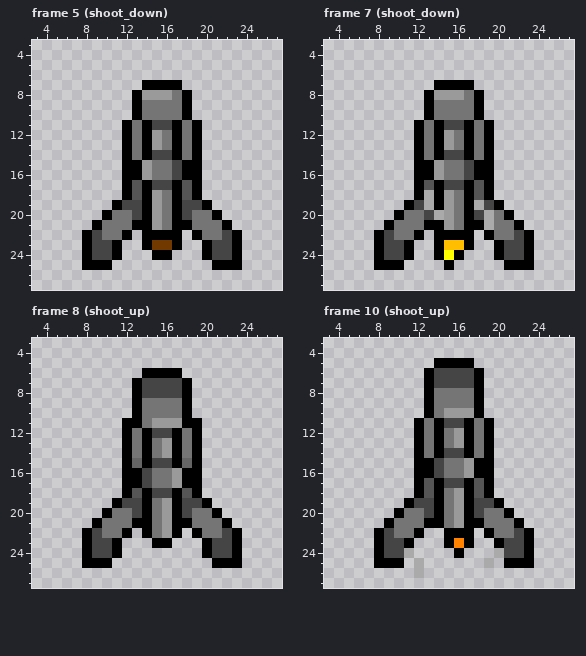
Two versions of one pixel-art file, Assets/Sprites/sentry.ase. Above is the file before it was changed.
32x32 pixels, 16 frames. Shown: frame 5 (shoot_down): x 3..27, y 3..27; frame 7 (shoot_down): x 3..27, y 3..27; frame 8 (shoot_up): x 3..27, y 3..27; frame 10 (shoot_up): x 3..27, y 3..27. The commit also changed other frames, which this record leaves out.
Now the later version:
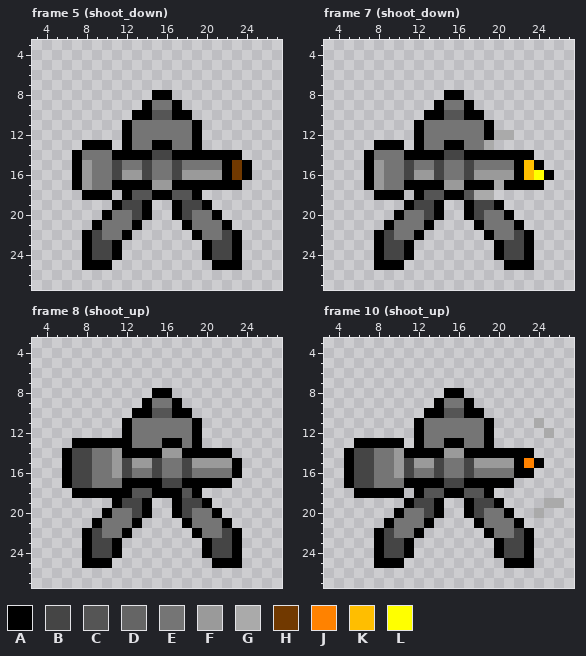
Palette (. is transparent): A #000000  B #454545  C #555555  D #656565  E #757575  F #9a9a9a  G #aaaaaa  H #713900  J #ff8200  K #ffbe00  L #ffff00
From old to new:
Frame 5 (shoot_down), layer "SingleHead":
y 7: x 14..17 AAAA -> ....
y 8: x 13..18 AFFFEA -> ..AA..
y 9: x 13..14 AE -> .A; x 17..18 EA -> A.
y 10: x 14..17 EEEE -> ACCA
y 11: x 14..17 ABBA -> EEEE
y 12: x 14..15 AF -> EE; x 17 A -> E
y 13: x 8..10 ... -> AAA; x 14..17 AFEA -> EAAE
y 14: x 7..11 ..... -> AEEEA; x 13 E -> A; x 18 E -> A; x 20..23 .... -> AAAA
y 15: x 7..14 .....AAF -> AFEEBEEB; x 18..24 AA..... -> EEEEAHA
y 16: x 7..14 .....AAF -> AFEEBFFB; x 18..24 AA..... -> FFFFAHA
y 17: x 7..11 ..... -> AFEEA; x 13 C -> A; x 15..16 BB -> FF; x 18 C -> A; x 20..23 .... -> AAAA
y 18: x 8..10 ... -> AAA; x 14..17 AFEA -> CAAC
y 19..20: x 15..16 FE -> ..
y 21: x 14..17 AFEA -> ....
y 22: x 14..17 AAAA -> ....
y 23: x 14..17 AHHA -> ....
y 24: x 15..16 AA -> ..
Frame 7 (shoot_down), layer "SingleHead":
y 7: x 14..17 AAAA -> ....
y 8: x 13..18 AFFFEA -> ..AA..
y 9: x 13..14 AE -> .A; x 17..18 EA -> A.
y 10: x 14..17 EEEE -> ACCA
y 11: x 14..17 ABBA -> EEEE
y 12: x 14..15 AF -> EE; x 17 A -> E; x 20..21 .. -> GG
y 13: x 8..10 ... -> AAA; x 14..17 AFEA -> EAAE; x 19 A -> G
y 14: x 7..11 ..... -> AEEEA; x 13 E -> A; x 18 E -> A; x 20..23 .... -> AAAA
y 15: x 7..14 .....AAF -> AFEEBEEB; x 18..24 AA..... -> EEEEAKA
y 16: x 7..14 .....AAF -> AFEEBFFB; x 18..25 AA...... -> FFFFAKLA
y 17: x 7..11 ..... -> AFEEA; x 13 C -> A; x 15..16 BB -> FF; x 18 C -> A; x 20..24 ..... -> GAAAA
y 18: x 8..10 ... -> AAA; x 13..19 GAFEACA -> CCAACGG
y 19: x 13 G -> B; x 15..16 FE -> ..; x 18 G -> B
y 20: x 14..16 GFE -> A..; x 19 G -> E
y 21: x 14..17 AFEA -> ....; x 19 G -> E
y 22: x 14..17 AAAA -> ....
y 23: x 14..17 AKKA -> ....
y 24: x 14..16 ALA -> ...
y 25: x 15 A -> .
Frame 8 (shoot_up), layer "SingleHead":
y 6: x 14..17 AAAA -> ....
y 7: x 13..18 ABBBBA -> ......
y 8: x 13..18 ABBBBA -> ..AA..
y 9: x 13..14 AE -> .A; x 17..18 EA -> A.
y 10: x 14..17 EEEE -> ACCA
y 11: x 13 A -> E; x 15..18 FFFA -> EEEE
y 12: x 14..17 ABBA -> EEEE
y 13: x 7..11 ..... -> AAAAA; x 14 A -> E; x 16 F -> A
y 14: x 6..11 ...... -> ABBEEF; x 13 E -> A; x 15 E -> A; x 17..18 AE -> FA; x 20..22 ... -> AAA
y 15: x 6..14 ......ADA -> ABBEEFBFF; x 16..23 BADA.... -> EEBFFFFA
y 16: x 6..15 ......AABE -> ABBEEFBEEB; x 17..23 FAA.... -> EBEEEEA
y 17: x 6..11 ...... -> ABBEEE; x 14..17 BEEF -> AABB; x 20..22 ... -> AAA
y 18: x 7..11 ..... -> AAAAA; x 14..16 ABB -> CAA
y 19..20: x 15..16 EF -> ..
y 21..22: x 14..17 AEFA -> ....
y 23: x 15..16 AA -> ..
Frame 10 (shoot_up), layer "SingleHead":
y 5: x 14..17 AAAA -> ....
y 6..7: x 13..18 ABBBBA -> ......
y 8: x 13..18 AEEEEA -> ..AA..
y 9: x 13..14 AE -> .A; x 17..18 EA -> A.
y 10: x 14..17 EFFF -> ACCA
y 11: x 14..17 ABBA -> EEEE; x 24 . -> G
y 12: x 14 A -> E; x 16..17 FA -> EE; x 25 . -> G
y 13: x 6..10 ..... -> AAAAA; x 14..17 AEFA -> EAAE
y 14: x 5..11 ....... -> ABBEEFA; x 13 E -> A; x 15..16 BB -> FF; x 18 E -> A; x 20..23 .... -> AAAA
y 15: x 5..13 .......AA -> ABBEEFBFF; x 17..24 FAA..... -> BFFFFAJA
y 16: x 5..13 .......AA -> ABBEEFBEE; x 17..23 FAA.... -> BEEEEAA
y 17: x 5..11 ....... -> ABBEEEA; x 13 C -> A; x 18 C -> A; x 20..21 .. -> AA
y 18: x 6..10 ..... -> AAAAA; x 14..17 AEFA -> CAAC
y 19: x 15..16 EF -> ..; x 25..26 .. -> GG
y 20: x 15..16 EF -> ..; x 24 . -> G
y 21: x 14..17 AEFA -> ....
y 22: x 15..17 AAA -> ...
y 23: x 15..17 AJA -> ...
y 24: x 11 G -> A; x 16 A -> .; x 20 G -> A
y 25: x 12 G -> .; x 19 G -> .
y 26: x 12 G -> .
Changed places in both pictures, as pixel boxes (x1, y1, x2, y2):
changed: (72, 80, 252, 260)
changed: (364, 80, 554, 270)
changed: (62, 368, 242, 548)
changed: (344, 358, 564, 578)
